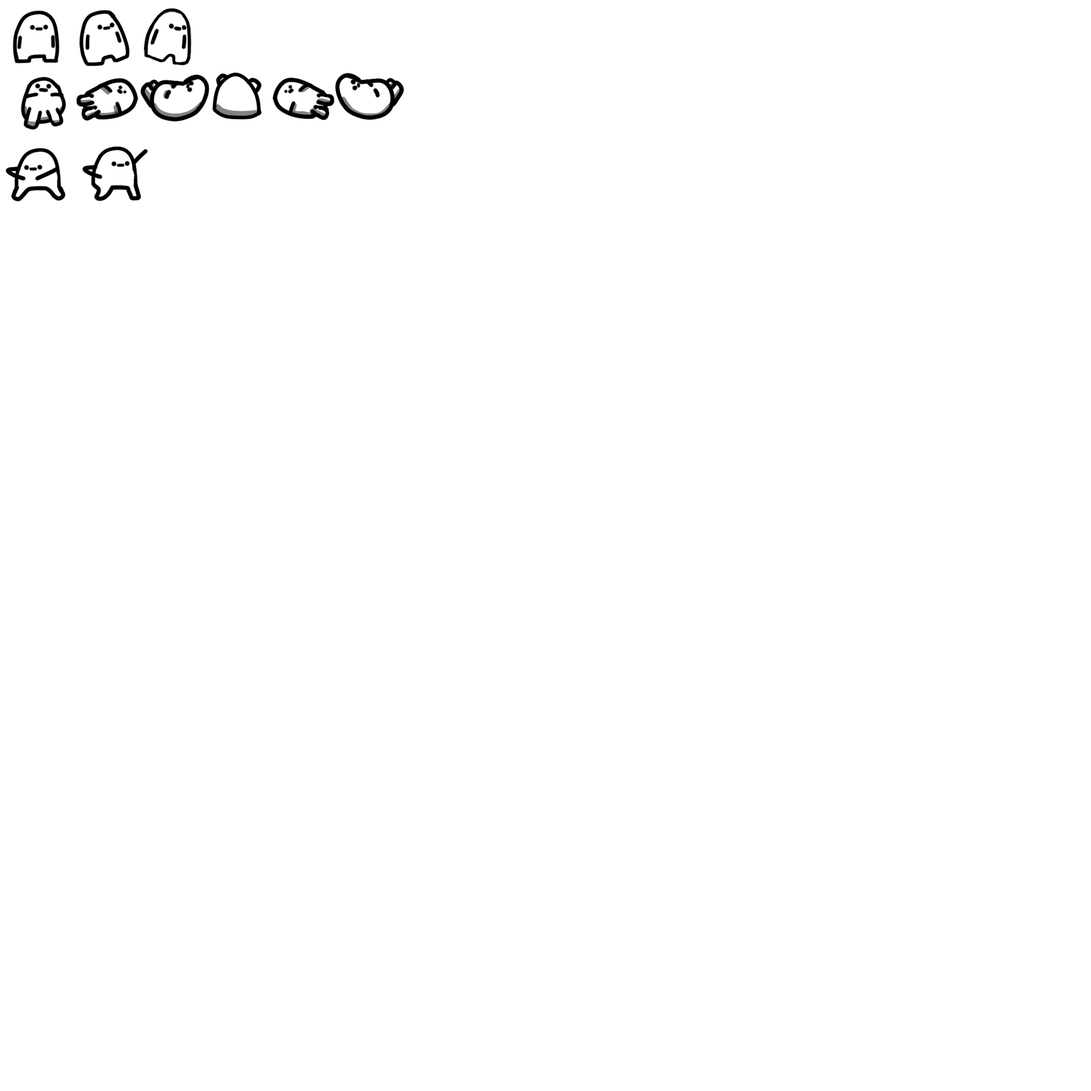
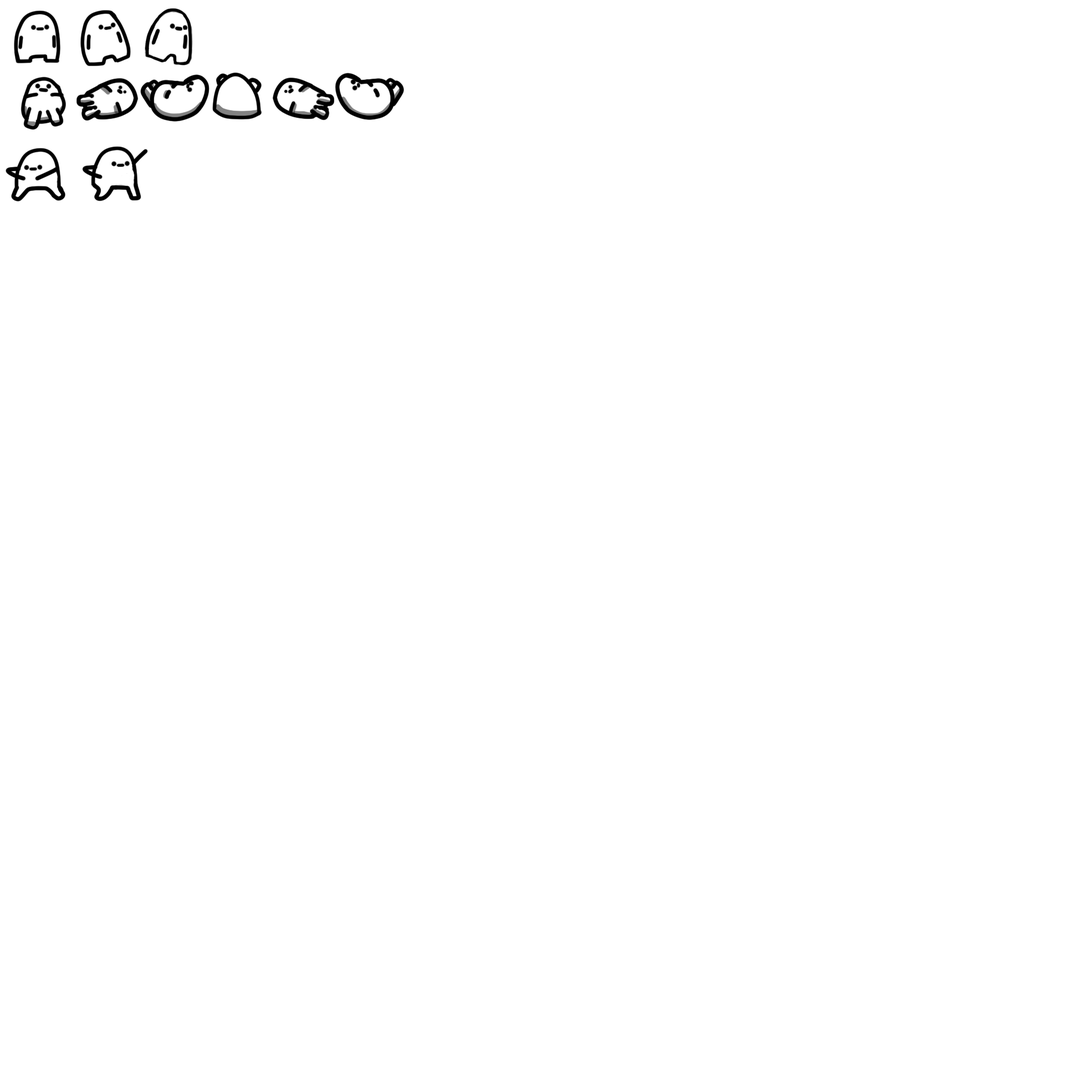
Layers edited between the first and the second 1091×1091 image:
added layer "walkAnim" above "spinAnim" over [13, 7, 193, 67]
renamed "Layer 1" to "spinAnim", painted on it over [12, 7, 193, 67]
